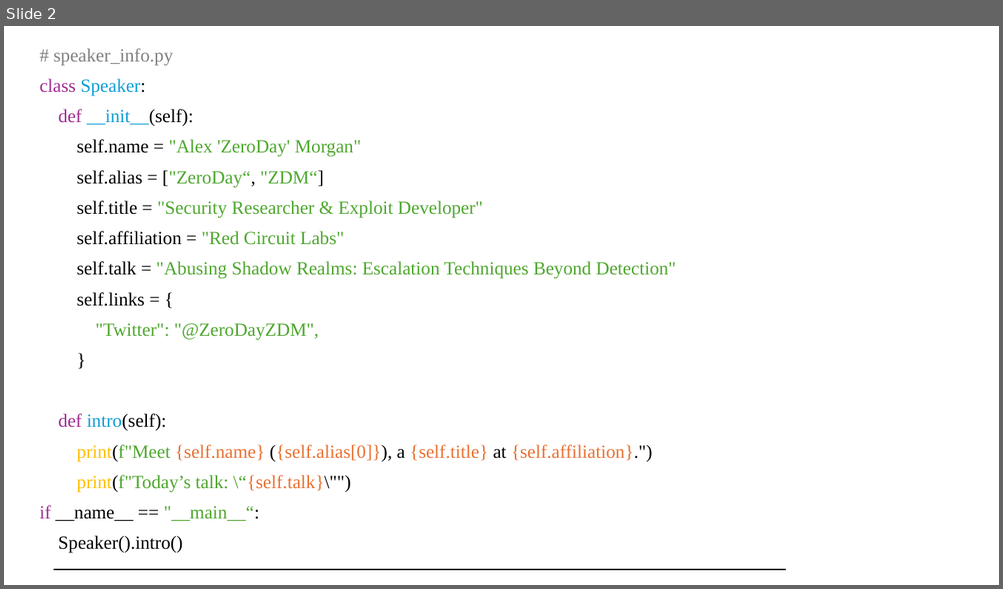
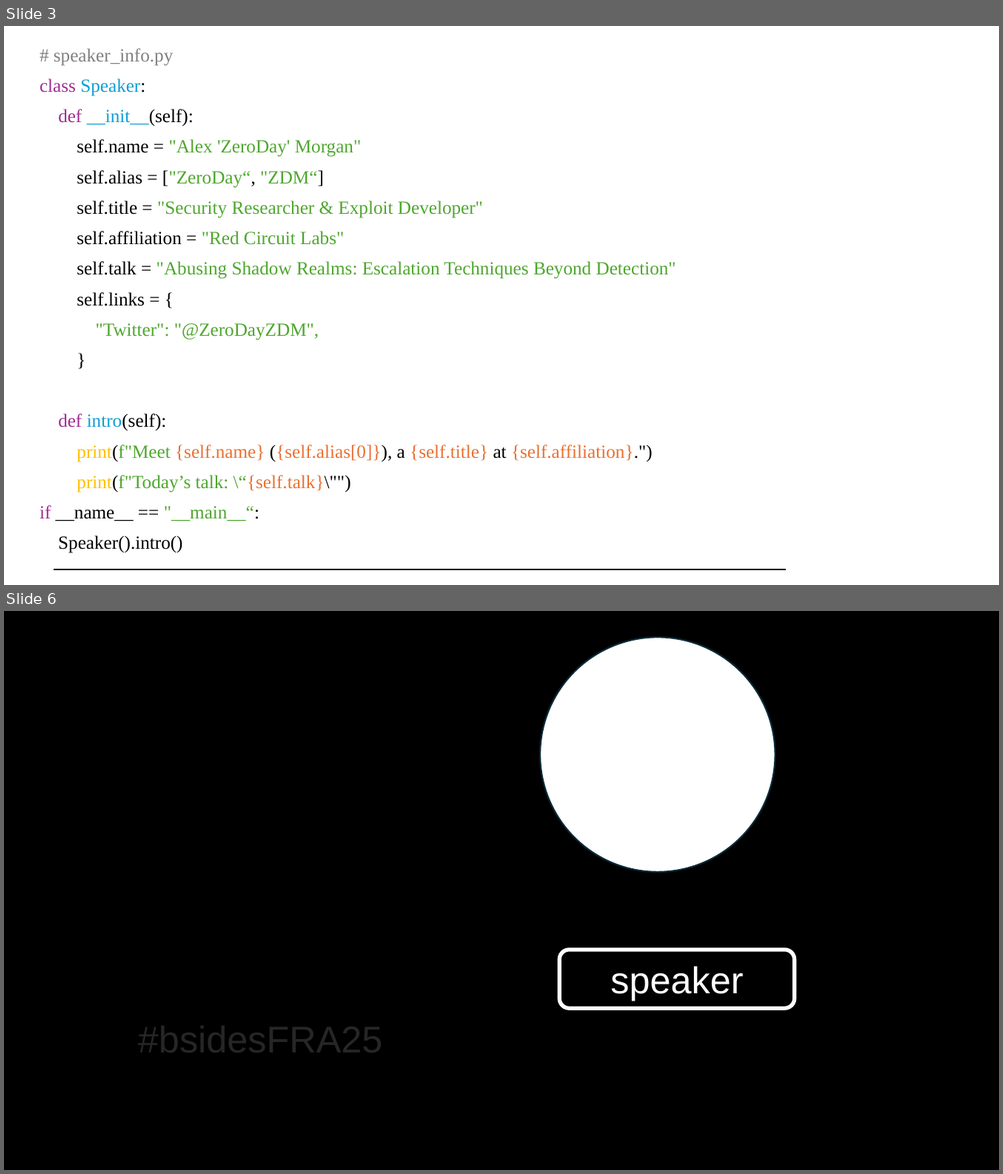
Before and after one commit to realalexandergeorgiev/realalexandergeorgiev.github.io, a slide deck: mediakit/Powerpoint/BSides_Master.potx. Shown one above the other, each under a label of ours: slide 2 before the commit, slides 3 and 6 after it; the slides between them are not shown. The pictures are 1003x589 and 1003x1174 pixels, drawn with LibreOffice and Linux fonts; fonts in the diff are those of the drawing; background and template pictures are left out. Boxes give left, top, right and bottom in pixels: in the first picture for what was removed or moved away, otherwise in the second. Text is boxed around its words. In the diff, an @@ line names an element or a change of style, - is before the commit and + after.

```diff
--- a/mediakit/Powerpoint/BSides_Master.potx
+++ b/mediakit/Powerpoint/BSides_Master.potx
@@ slide 6 added at (4,611,999,1170), background #000000 @@
@@ ellipse added at (540,637,775,872), fill #FFFFFF, outline #092A39 1.5 pt @@
@@ rounded rectangle added at (559,950,794,1008), outline #FFFFFF 3.75 pt, 36 pt, text #FFFFFF @@
+speaker
@@ rounded rectangle added at (122,1008,398,1068), 36 pt, text #262626 @@
+#bsidesFRA25
@@ what was slide 2 is now slide 3 @@
```
Also in this commit, not shown: 4 other slides added.
